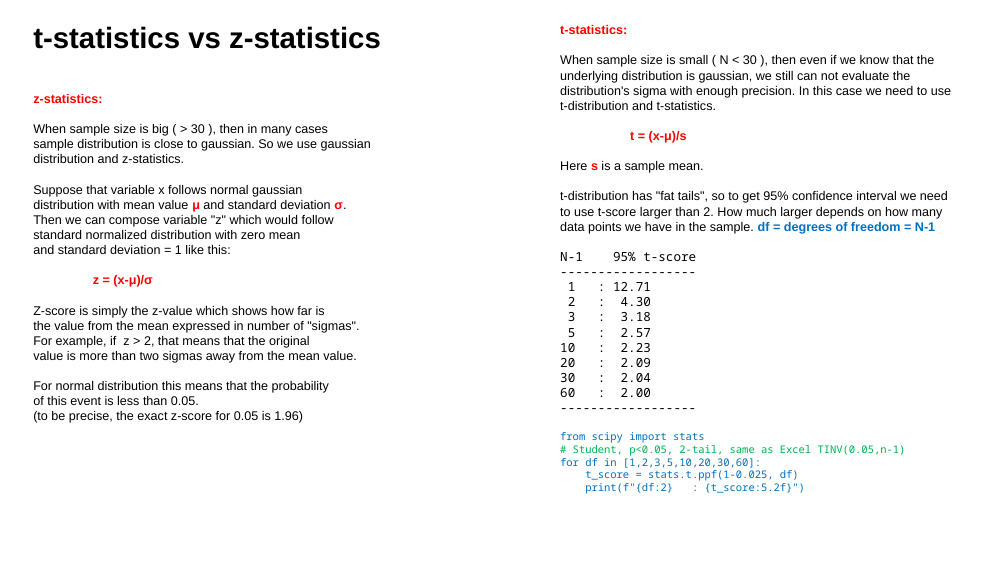
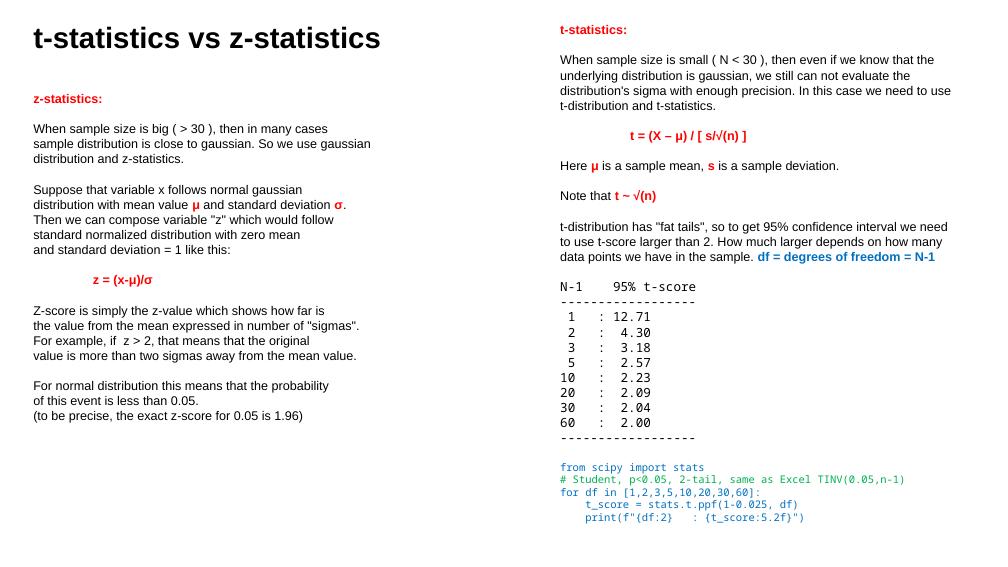
Before and after one commit to lselector/ml_ai_doc, a slide deck: slide 2 of statistics_07_t_distribution.pptx. Drawn at 1008x567 pixels with LibreOffice and Linux fonts; fonts in the diff are those of the drawing. Boxes give left, top, right and bottom in pixels: in the first picture for what was removed or moved away, otherwise in the second. Text is boxed around its words. In the diff, an @@ line names an element or a change of style, - is before the commit and + after.

```diff
--- a/statistics_07_t_distribution.pptx
+++ b/statistics_07_t_distribution.pptx
@@ text at [560,130,840,203]: text changed @@
-t = (x-μ)/s
-Here s is a sample mean.
+t = (X – μ) / [ s/√(n) ]
+Here μ is a sample mean, s is a sample deviation.
+Note that t ~ √(n)
```
Also in this commit, not shown: 2 other slides changed.
